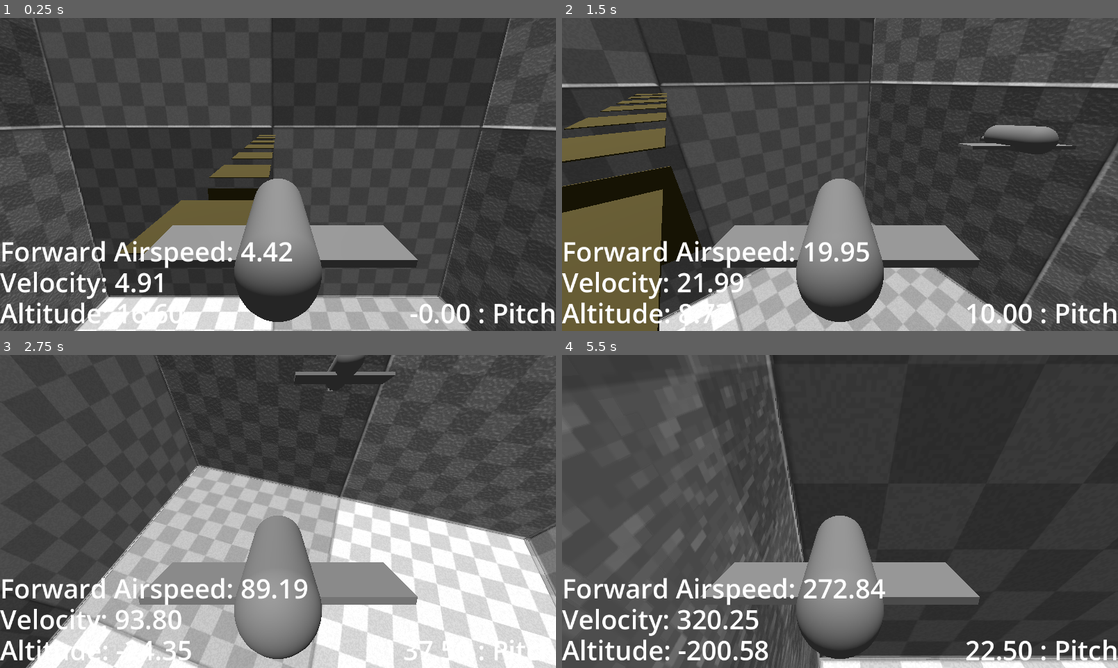
Above: before the commit, frames 1-4 (two rows, left to right).
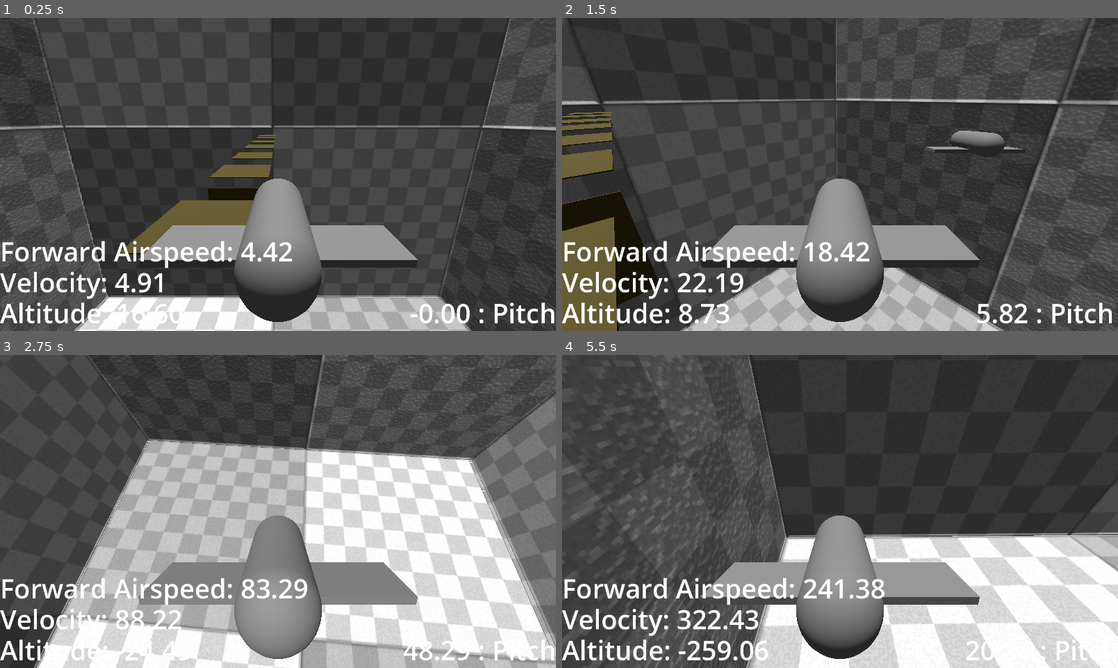
Above: after the commit, the same moments.

Repository: BeegFloppa15/Project_Airdrifter
Game: Godot game, scene res://testing_scene_1.tscn
Two runs of this game, one before a commit and one after it. Both use one fixed random seed, a clock stepped at 60 frames per second and the inputs below.
Inputs:
- Up to frame 1 (0.25 s): no input
- Up to frame 2 (1.5 s): hold D (bank_right) 0.53-1.28 s; hold W (pitch_down) from 1.28 s (still down)
- Up to frame 3 (2.75 s): release W (pitch_down) at 2.03 s; hold D (bank_right) from 2.03 s (still down)
- Up to frame 4 (5.5 s): release D (bank_right) at 2.78 s; hold S (pitch_up) 2.78-3.53 s; hold A (bank_left) 3.53-5.03 s; hold W (pitch_down) from 5.03 s (still down)

The runs differ from the first frame. In frame 1, less than 0.1% of the frame differs, in the area x 6-85%, y 0-100%; in frame 2, 25%; in frame 3, 37%, in the area x 3-100%, y 0-100%; in frame 4, 23%.

Commit message:
Glider now pitches and turns based on applying physical torque forces

Diff:
--- a/airdrifter-v1/Gliders/glider_v_1.tscn
+++ b/airdrifter-v1/Gliders/glider_v_1.tscn
@@ -26,12 +26,11 @@
 size = Vector3(2.68408, 0.900146, 1)
 
 [node name="Glider V1" type="RigidBody3D"]
-axis_lock_angular_x = true
-axis_lock_angular_y = true
-axis_lock_angular_z = true
 mass = 10.0
 physics_material_override = SubResource("PhysicsMaterial_eub4b")
+inertia = Vector3(50, 50, 50)
 linear_damp_mode = 1
+angular_damp = 7.0
 script = ExtResource("1_fv0t4")
 angle_acceleration_curve = SubResource("Curve_fv0t4")
 
--- a/airdrifter-v1/Scripts/Elytra_Glider.gd
+++ b/airdrifter-v1/Scripts/Elytra_Glider.gd
@@ -1,7 +1,8 @@
 extends RigidBody3D
 
 @export var use_this_cam: bool = false
-@export var rotation_rate: float = 50;
+@export var rotation_rate: float = 50
+@export var rotation_torque: float = 400
 @export var angle_acceleration_curve: Curve
 @export var forward_velocity: Vector3
 @export var acceleration : float = 0.0
@@ -16,15 +17,18 @@
 func _physics_process(delta: float) -> void:
 
 	# Player Input to handle glider pitch and direction
+	if Input.is_action_pressed("bank_left"):
+		apply_torque(Vector3(0, 1, 0) * rotation_torque)
+	if Input.is_action_pressed("bank_right"):
+		apply_torque(Vector3(0, -1, 0) * rotation_torque)
+
 	var left_vector = (global_transform.basis * Vector3.MODEL_LEFT).normalized()
 	if Input.is_action_pressed("pitch_down"):
-		rotate(left_vector, deg_to_rad(rotation_rate * delta))
+		#rotate(left_vector, deg_to_rad(rotation_rate * delta))
+		apply_torque(left_vector * rotation_torque)
 	if Input.is_action_pressed("pitch_up"):
-		rotate(left_vector, deg_to_rad(rotation_rate * delta * -1))
-	if Input.is_action_pressed("bank_left"):
-		rotate(Vector3.MODEL_TOP, deg_to_rad(rotation_rate * delta ))
-	if Input.is_action_pressed("bank_right"):
-		rotate(Vector3.MODEL_TOP, deg_to_rad(rotation_rate * delta * -1.0))
+		#rotate(left_vector, deg_to_rad(rotation_rate * delta * -1))
+		apply_torque(left_vector * rotation_torque * -1.0)
 
 	# Forward direction of travel
 	var forward_local_axis: Vector3 = Vector3(0, 0, 1)
@@ -49,6 +53,10 @@
 	forward_velocity = linear_velocity.project(forward_dir)
 	apply_central_force(find_lift(forward_velocity))
 
+	#Clamping values to stop unwanted rotational behavior (my silly billy ahh ahh keeps forgetting
+	# to do deg_to_rad
+	rotation = rotation.clamp(Vector3(deg_to_rad(-85.0), -10, 0.0), Vector3(deg_to_rad(85.0), 10, 0.0))
+
 func find_lift(forward_velocity: Vector3):
 	var max_lift = 50.0;
 	var up_dir = forward_velocity.normalized().rotated((global_transform.basis * Vector3(-1, 0, 0)).normalized(), deg_to_rad(90))
